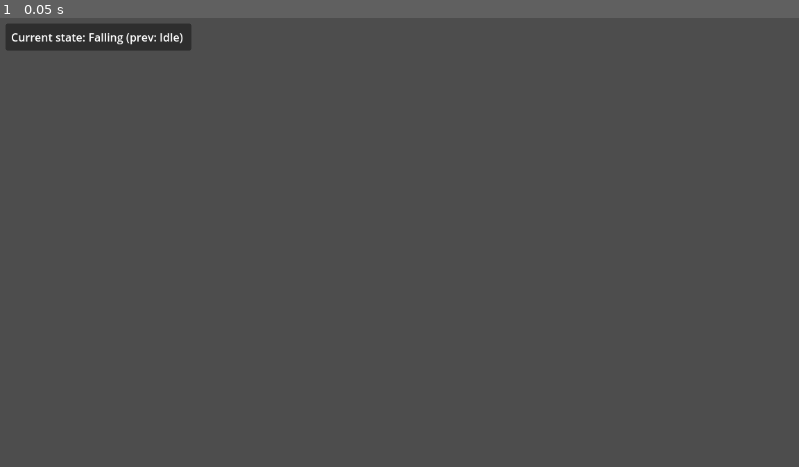
Above: before the commit, frame 1.
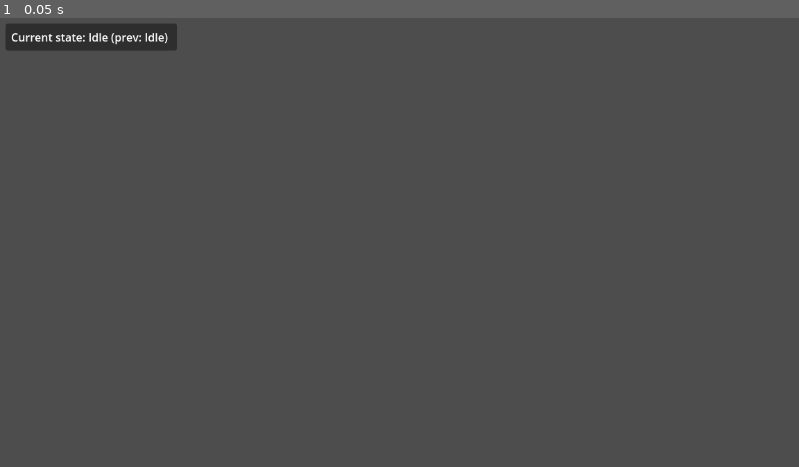
Above: after the commit, the same moment.

Repository: C12-H22-O11/sandbox_study
Game: Godot game, scene res://scenes/player/player.tscn
Same seed, same stepped clock (60 frames per second), same inputs: the game is played once before the commit and once after it. This scene is started directly instead of the project's main scene.
Inputs:
- Up to frame 1 (0.05 s): no input

The runs differ from the first frame. In frame 1, 0.3% of the frame differs, in the area x 11-24%, y 1-8%.
Error after the commit: Parse Error: Invalid argument for "apply_movement()" function: argument 1 should be "Vector3" but is "float". (res://scenes/player/player_state/player_states/j…

Commit message:
refactor: Refactored player movement

Diff:
--- a/project.godot
+++ b/project.godot
@@ -31,33 +31,39 @@
 [input]
 
 move_forward={
-"deadzone": 0.5,
+"deadzone": 0.2,
 "events": [Object(InputEventKey,"resource_local_to_scene":false,"resource_name":"","device":-1,"window_id":0,"alt_press …(192 unchanged characters)…
+, Object(InputEventJoypadMotion,"resource_local_to_scene":false,"resource_name":"","device":-1,"axis":1,"axis_value":-1.0,"script":null)
 ]
 }
 move_backward={
-"deadzone": 0.5,
+"deadzone": 0.2,
 "events": [Object(InputEventKey,"resource_local_to_scene":false,"resource_name":"","device":-1,"window_id":0,"alt_press …(192 unchanged characters)…
+, Object(InputEventJoypadMotion,"resource_local_to_scene":false,"resource_name":"","device":-1,"axis":1,"axis_value":1.0,"script":null)
 ]
 }
 move_left={
-"deadzone": 0.5,
+"deadzone": 0.2,
 "events": [Object(InputEventKey,"resource_local_to_scene":false,"resource_name":"","device":-1,"window_id":0,"alt_press …(192 unchanged characters)…
+, Object(InputEventJoypadMotion,"resource_local_to_scene":false,"resource_name":"","device":-1,"axis":0,"axis_value":-1.0,"script":null)
 ]
 }
 move_right={
-"deadzone": 0.5,
+"deadzone": 0.2,
 "events": [Object(InputEventKey,"resource_local_to_scene":false,"resource_name":"","device":-1,"window_id":0,"alt_press …(192 unchanged characters)…
+, Object(InputEventJoypadMotion,"resource_local_to_scene":false,"resource_name":"","device":-1,"axis":0,"axis_value":1.0,"script":null)
 ]
 }
 jump={
 "deadzone": 0.5,
 "events": [Object(InputEventKey,"resource_local_to_scene":false,"resource_name":"","device":-1,"window_id":0,"alt_press …(191 unchanged characters)…
+, Object(InputEventJoypadButton,"resource_local_to_scene":false,"resource_name":"","device":-1,"button_index":0,"pressure":0.0,"pressed":true,"script":null)
 ]
 }
 sprint={
 "deadzone": 0.5,
 "events": [Object(InputEventKey,"resource_local_to_scene":false,"resource_name":"","device":-1,"window_id":0,"alt_press …(195 unchanged characters)…
+, Object(InputEventJoypadButton,"resource_local_to_scene":false,"resource_name":"","device":-1,"button_index":7,"pressure":0.0,"pressed":true,"script":null)
 ]
 }
 no_clip={
@@ -68,15 +74,24 @@
 overlay={
 "deadzone": 0.5,
 "events": [Object(InputEventKey,"resource_local_to_scene":false,"resource_name":"","device":-1,"window_id":0,"alt_press …(195 unchanged characters)…
+, Object(InputEventJoypadButton,"resource_local_to_scene":false,"resource_name":"","device":-1,"button_index":4,"pressure":0.0,"pressed":true,"script":null)
 ]
 }
 interact={
 "deadzone": 0.5,
 "events": [Object(InputEventKey,"resource_local_to_scene":false,"resource_name":"","device":-1,"window_id":0,"alt_press …(192 unchanged characters)…
+, Object(InputEventJoypadButton,"resource_local_to_scene":false,"resource_name":"","device":-1,"button_index":2,"pressure":0.0,"pressed":true,"script":null)
 ]
 }
 walk={
 "deadzone": 0.5,
-"events": [Object(InputEventKey,"resource_local_to_scene":fa …(140 unchanged characters)… d":false,"keycode":0,"physical_keycode":4194326,"key_label":0,"unicode":0,"location":0,"echo":false,"script":null)
+"events": [Object(InputEventKey,"resource_local_to_scene":fa …(140 unchanged characters)… d":false,"keycode":0,"physical_keycode":67,"key_label":0,"unicode":99,"location":0,"echo":false,"script":null)
+, Object(InputEventJoypadButton,"resource_local_to_scene":false,"resource_name":"","device":-1,"button_index":9,"pressure":0.0,"pressed":true,"script":null)
 ]
 }
+crouch={
+"deadzone": 0.5,
+"events": [Object(InputEventKey,"resource_local_to_scene":false,"resource_name":"","device":-1,"window_id":0,"alt_pressed":false,"shift_pressed":false,"ctrl_pressed":false,"meta_pressed":false,"pressed":false,"keycode":0,"physical_keycode":4194326,"key_label":0,"unicode":0,"location":0,"echo":false,"script":null)
+, Object(InputEventJoypadButton,"resource_local_to_scene":false,"resource_name":"","device":-1,"button_index":1,"pressure":0.0,"pressed":true,"script":null)
+]
+}
--- a/scenes/input_synchronizer/input_synchronizer.gd
+++ b/scenes/input_synchronizer/input_synchronizer.gd
@@ -4,14 +4,19 @@
 signal action_just_released(action: StringName)
 
 @export var pressed_actions := {}
-@export var input_direction := Vector2()
+@export var raw_directional_input := Vector3()
+@export var input_rotation_point: Node3D
 
 
 func _physics_process(_delta: float) -> void:
 	if not is_multiplayer_authority():
 		return
 
-	input_direction = Input.get_vector("move_left", "move_right", "move_forward", "move_backward")
+	var lateral_input := Input.get_axis("move_left", "move_right")
+	var vertical_input := Input.get_axis("jump", "crouch")
+	var longitudinal_input := Input.get_axis("move_forward", "move_backward")
+
+	raw_directional_input = Vector3(lateral_input, vertical_input, longitudinal_input)
 
 	for action in InputMap.get_actions():
 		if Input.is_action_just_pressed(action):
@@ -24,6 +29,23 @@
 func is_action_pressed(action: StringName) -> bool:
 	return pressed_actions.get(action, false)
 
+func get_raw_planar_input(exclude_axis: Vector3) -> Vector3:
+	var length := raw_directional_input.dot(exclude_axis.normalized())
+	return raw_directional_input - (exclude_axis.normalized() * length)
+
+func get_rotated_raw_planar_input(exclude_axis: Vector3) -> Vector3:
+	return get_raw_planar_input(exclude_axis) * input_rotation_point.basis.get_rotation_quaternion().inverse()
+
+func get_planar_input(exclude_axis: Vector3) -> Vector3:
+	var raw_planar_input := get_raw_planar_input(exclude_axis)
+	var raw_abs_planar_input := raw_planar_input.abs()
+	var max_axis_index := raw_abs_planar_input.max_axis_index()
+	var max_axis_length := clampf(raw_abs_planar_input[max_axis_index], 0.0, 1.0)
+	return raw_directional_input.normalized() * max_axis_length
+
+func get_rotated_planar_input(exclude_axis: Vector3) -> Vector3:
+	return get_planar_input(exclude_axis) * input_rotation_point.basis.get_rotation_quaternion().inverse()
+
 
 @rpc("authority", "call_local", "unreliable_ordered")
 func request_just_pressed(action: String) -> void:
--- a/scenes/input_synchronizer/input_synchronizer.tscn
+++ b/scenes/input_synchronizer/input_synchronizer.tscn
@@ -3,12 +3,12 @@
 [ext_resource type="Script" path="res://scenes/input_synchronizer/input_synchronizer.gd" id="1_d54ym"]
 
 [sub_resource type="SceneReplicationConfig" id="SceneReplicationConfig_5glxq"]
-properties/0/path = NodePath("InputSynchronizer:input_direction")
+properties/0/path = NodePath("InputSynchronizer:pressed_actions")
 properties/0/spawn = true
-properties/0/replication_mode = 1
-properties/1/path = NodePath("InputSynchronizer:pressed_actions")
+properties/0/replication_mode = 2
+properties/1/path = NodePath("InputSynchronizer:raw_directional_input")
 properties/1/spawn = true
-properties/1/replication_mode = 2
+properties/1/replication_mode = 1
 
 [node name="InputSynchronizer" type="MultiplayerSynchronizer"]
 replication_config = SubResource("SceneReplicationConfig_5glxq")
--- a/scenes/player/player.gd
+++ b/scenes/player/player.gd
@@ -33,23 +33,19 @@
 		Input.mouse_mode = Input.MOUSE_MODE_CAPTURED
 
 
-func apply_movement(speed: float, accel: float, decel: float, delta: float, airborne := false) -> void:
-	var input_dir := input.input_direction
-	var direction := input_dir.rotated(-visuals.rotation.y)
-
-	var planar_velocity := get_planar_velocity()
+func apply_movement(direction: Vector3, speed: float, accel: float, decel: float, delta: float, airborne := false) -> void:
+	var current_velocity := velocity
 	var target_velocity := direction * speed
-	var acceleration_factor := (signf(planar_velocity.dot(target_velocity)) + 1) / 2.0
+	var acceleration_factor := (signf(current_velocity.dot(target_velocity)) + 1) / 2.0
 	var target_acceleration := lerpf(decel, accel, acceleration_factor)
 
 	if airborne:
-		var held_speed := maxf(direction.normalized().dot(planar_velocity), 0.0)
+		var held_speed := maxf(direction.normalized().dot(current_velocity), 0.0)
 		target_velocity = direction * maxf(held_speed, speed)
 
-	planar_velocity =  planar_velocity.move_toward(target_velocity, target_acceleration * delta)
+	current_velocity =  current_velocity.move_toward(target_velocity, target_acceleration * delta)
 
-	velocity.x = planar_velocity.x
-	velocity.z = planar_velocity.y
+	velocity = current_velocity
 
 func get_planar_velocity() -> Vector2:
 	return Vector2(velocity.x, velocity.z)
--- a/scenes/player/player.tscn
+++ b/scenes/player/player.tscn
@@ -17,14 +17,6 @@
 [sub_resource type="CapsuleShape3D" id="CapsuleShape3D_m7lne"]
 radius = 0.3
 height = 1.8
-
-[sub_resource type="SceneReplicationConfig" id="SceneReplicationConfig_rluch"]
-properties/0/path = NodePath(".:rotation")
-properties/0/spawn = true
-properties/0/replication_mode = 1
-properties/1/path = NodePath("Head:rotation")
-properties/1/spawn = true
-properties/1/replication_mode = 1
 
 [sub_resource type="CapsuleMesh" id="CapsuleMesh_lrxlb"]
 radius = 0.3
@@ -73,47 +65,44 @@
 [node name="Player" type="CharacterBody3D" node_paths=PackedStringArray("input", "visuals", "label", "head", "camera")]
 script = ExtResource("1_n0sd2")
 input = NodePath("InputSynchronizer")
-visuals = NodePath("PlayerVisuals")
-label = NodePath("PlayerVisuals/Label3D")
-head = NodePath("PlayerVisuals/Head")
-camera = NodePath("PlayerVisuals/Head/Camera3D")
+visuals = NodePath("Visuals")
+label = NodePath("Visuals/Label3D")
+head = NodePath("Visuals/Head")
+camera = NodePath("Visuals/Head/Camera3D")
 
 [node name="CollisionShape3D" type="CollisionShape3D" parent="."]
 transform = Transform3D(1, 0, 0, 0, 1, 0, 0, 0, 1, 0, 0.9, 0)
 shape = SubResource("CapsuleShape3D_m7lne")
 
-[node name="PlayerVisuals" type="Node3D" parent="." node_paths=PackedStringArray("head")]
+[node name="Visuals" type="Node3D" parent="." node_paths=PackedStringArray("head")]
 script = ExtResource("2_617xy")
 head = NodePath("Head")
 
-[node name="VisualSynchronizer" type="MultiplayerSynchronizer" parent="PlayerVisuals"]
-replication_config = SubResource("SceneReplicationConfig_rluch")
-
-[node name="MeshInstance3D" type="MeshInstance3D" parent="PlayerVisuals"]
+[node name="MeshInstance3D" type="MeshInstance3D" parent="Visuals"]
 transform = Transform3D(1, 0, 0, 0, 1, 0, 0, 0, 1, 0, 0.9, 0)
 mesh = SubResource("CapsuleMesh_lrxlb")
 skeleton = NodePath("../..")
 
-[node name="Head" type="Node3D" parent="PlayerVisuals"]
+[node name="Head" type="Node3D" parent="Visuals"]
 transform = Transform3D(1, 0, 0, 0, 1, 0, 0, 0, 1, 0, 1.5, 0)
 
-[node name="Camera3D" type="Camera3D" parent="PlayerVisuals/Head"]
+[node name="Camera3D" type="Camera3D" parent="Visuals/Head"]
 
-[node name="InteractionRayCast3D" type="RayCast3D" parent="PlayerVisuals/Head" node_paths=PackedStringArray("input_synchronizer")]
+[node name="InteractionRayCast3D" type="RayCast3D" parent="Visuals/Head" node_paths=PackedStringArray("input_synchronizer")]
 target_position = Vector3(0, 0, -2)
 collide_with_areas = true
 collide_with_bodies = false
 script = SubResource("GDScript_qc8sh")
 input_synchronizer = NodePath("../../../InputSynchronizer")
 
-[node name="Label3D" type="Label3D" parent="PlayerVisuals"]
+[node name="Label3D" type="Label3D" parent="Visuals"]
 transform = Transform3D(1, 0, 0, 0, 1, 0, 0, 0, 1, 0, 2, 0)
 visible = false
 billboard = 1
 double_sided = false
 text = "Player"
 
-[node name="PlayerDebugPanel" type="PanelContainer" parent="PlayerVisuals" node_paths=PackedStringArray("player", "state_machine", "current_state_label")]
+[node name="PlayerDebugPanel" type="PanelContainer" parent="Visuals" node_paths=PackedStringArray("player", "state_machine", "current_state_label")]
 offset_left = 8.0
 offset_top = 8.0
 offset_right = 142.0
@@ -123,17 +112,17 @@
 state_machine = NodePath("../../StateMachine")
 current_state_label = NodePath("MarginContainer/GridContainer/CurrentState")
 
-[node name="MarginContainer" type="MarginContainer" parent="PlayerVisuals/PlayerDebugPanel"]
+[node name="MarginContainer" type="MarginContainer" parent="Visuals/PlayerDebugPanel"]
 layout_mode = 2
 theme_override_constants/margin_left = 8
 theme_override_constants/margin_top = 8
 theme_override_constants/margin_right = 8
 theme_override_constants/margin_bottom = 8
 
-[node name="GridContainer" type="GridContainer" parent="PlayerVisuals/PlayerDebugPanel/MarginContainer"]
+[node name="GridContainer" type="GridContainer" parent="Visuals/PlayerDebugPanel/MarginContainer"]
 layout_mode = 2
 
-[node name="CurrentState" type="Label" parent="PlayerVisuals/PlayerDebugPanel/MarginContainer/GridContainer"]
+[node name="CurrentState" type="Label" parent="Visuals/PlayerDebugPanel/MarginContainer/GridContainer"]
 layout_mode = 2
 
 [node name="StateMachine" type="Node" parent="." node_paths=PackedStringArray("current_state")]
@@ -145,6 +134,9 @@
 
 [node name="Jumping" type="Node" parent="StateMachine"]
 script = ExtResource("6_0aska")
+speed = null
+acceleration = null
+deceleration = null
 
 [node name="Falling" type="Node" parent="StateMachine"]
 script = ExtResource("7_p4ih0")
@@ -167,4 +159,5 @@
 [node name="PlayerSynchronizer" type="MultiplayerSynchronizer" parent="."]
 replication_config = SubResource("SceneReplicationConfig_y6ycm")
 
-[node name="InputSynchronizer" parent="." instance=ExtResource("10_yxmt4")]
+[node name="InputSynchronizer" parent="." node_paths=PackedStringArray("input_rotation_point") instance=ExtResource("10_yxmt4")]
+input_rotation_point = NodePath("../Visuals")
--- a/scenes/player/player_state/player_states/idle.gd
+++ b/scenes/player/player_state/player_states/idle.gd
@@ -12,7 +12,7 @@
 	else:
 		state_machine.transition("Falling")
 
-	if not player.input.input_direction.is_zero_approx():
+	if not player.input.raw_directional_input.is_zero_approx():
 		if player.input.is_action_pressed("sprint"):
 			state_machine.transition("Sprinting")
 		elif player.input.is_action_pressed("walk"):
--- a/scenes/player/player_visuals.gd
+++ b/scenes/player/player_visuals.gd
@@ -5,6 +5,10 @@
 @onready var previous_position := (owner as CharacterBody3D).position
 @onready var previous_velocity := (owner as CharacterBody3D).velocity
 
+
+func _ready() -> void:
+	if is_multiplayer_authority() and owner.is_node_ready():
+		send_visuals.rpc(head.rotation, rotation)
 
 func _input(event: InputEvent) -> void:
 	if not is_multiplayer_authority():
@@ -19,8 +23,13 @@
 		rotate_y(mouse_input.x)
 		head.rotation.x = clampf(head.rotation.x+mouse_input.y, -TAU/4, TAU/4)
 
+		send_visuals.rpc(head.rotation, rotation)
+
 
 func _process(delta: float) -> void:
+	if is_multiplayer_authority():
+		send_visuals.rpc(head.rotation, rotation)
+
 	if Engine.get_frames_per_second() > Engine.physics_ticks_per_second:
 		if not top_level:
 			top_level = true
@@ -35,3 +44,8 @@
 		if top_level:
 			top_level = false
 			position = Vector3()
+
+@rpc("authority", "call_remote", "unreliable_ordered")
+func send_visuals(head_rotation: Vector3, visuals_rotation: Vector3) -> void:
+	rotation.y = visuals_rotation.y
+	head.rotation.x = head_rotation.x
Not shown: 1 places in scenes/player/player.tscn that only renumber resources
